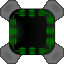
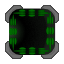
Layered file, before and after one edit (64×64). Changes by layer:
added layer "Layer 2" above "Layer 0" over (5, 5, 59, 59)
hid "Layer 0" over (0, 0, 64, 64)
